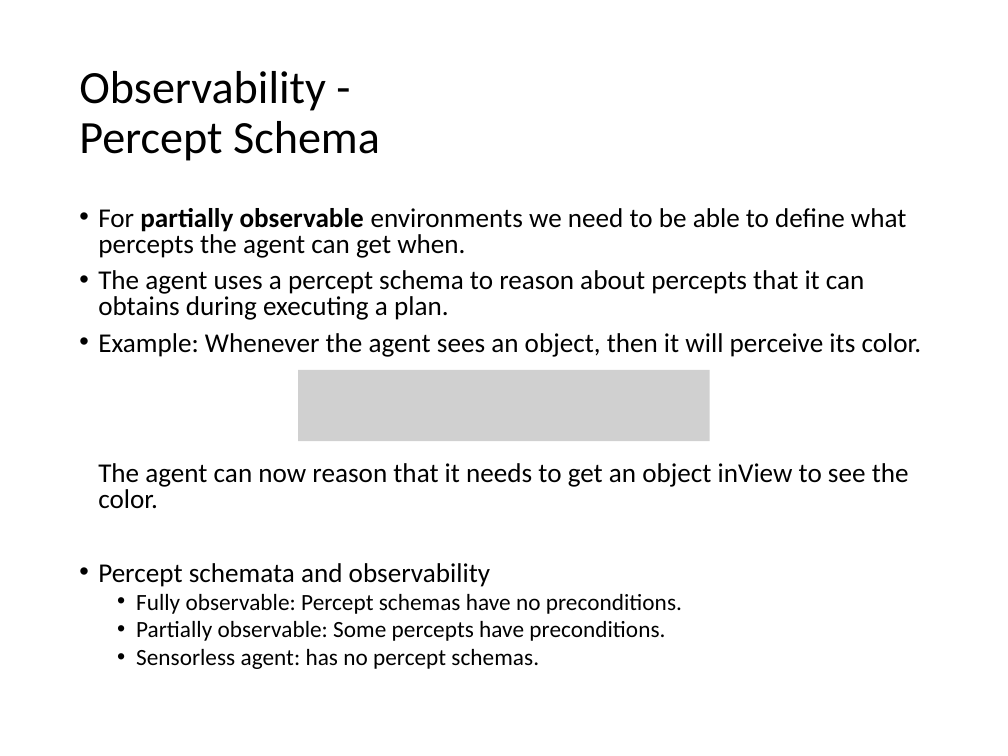
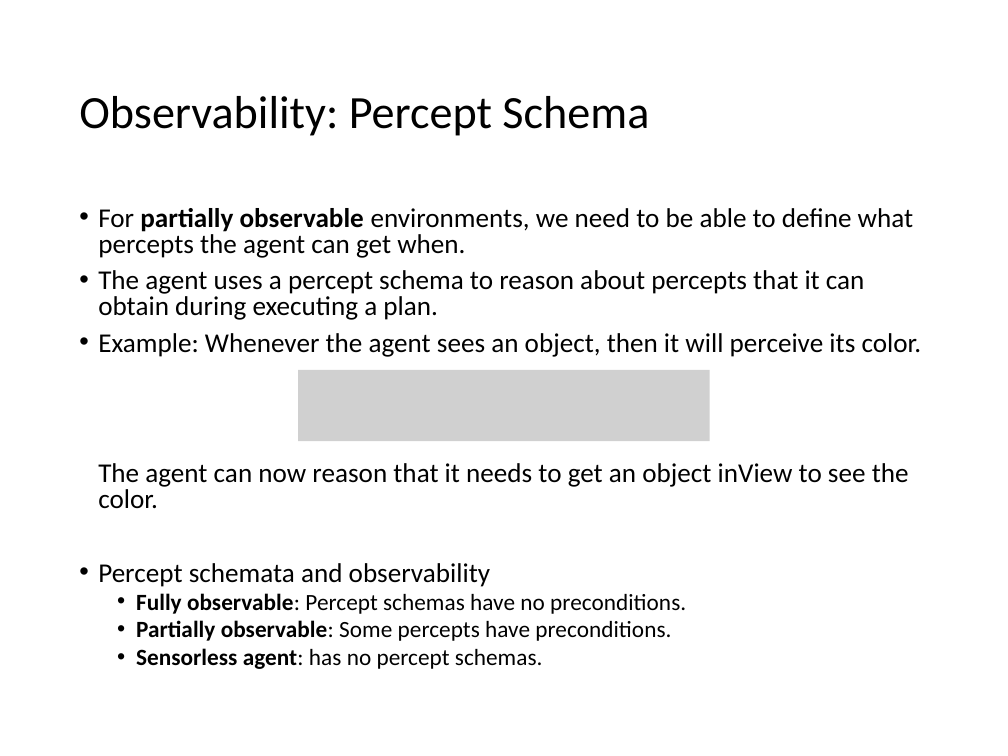
Before and after one commit to mhahsler/CS7320-AI, a slide deck: slide 17 of slides/11_Automated_Planning.pptx (slide 16 before the commit). Drawn at 1008x756 pixels with LibreOffice and Linux fonts; fonts in the diff are those of the drawing; grey boxes stand for pictures. Boxes give left, top, right and bottom in pixels: in the first picture for what was removed or moved away, otherwise in the second. Text is boxed around its words. In the diff, an @@ line names an element or a change of style, - is before the commit and + after.

```diff
--- a/slides/11_Automated_Planning.pptx
+++ b/slides/11_Automated_Planning.pptx
@@ title at <box>79,96,649,136</box>: text changed @@
-Observability -
-Percept Schema
+Observability: Percept Schema
@@ text at <box>98,208,914,320</box>: text changed @@
-• For partially observable environments we need to be able to define what percepts the agent can get when.
-• The agent uses a percept schema to reason about percepts that it can obtains during executing a plan.
+• For partially observable environments, we need to be able to define what percepts the agent can get when.
+• The agent uses a percept schema to reason about percepts that it can obtain during executing a plan.
@@ text at <box>136,593,686,669</box>: bold on in "Fully observable:", "Partially observable:", "Sensorless agent:" @@
```
Also in this commit, not shown: 13 other slides changed, 1 slide added, 22 other files.
